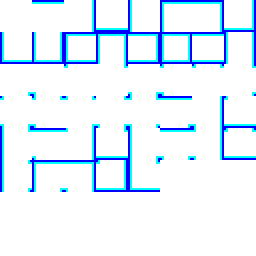
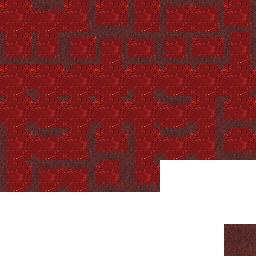
Before/after of a 256 × 256 layered artwork. What changed in the layer stack:
painted on "foreground" over [0, 0, 256, 256]
added layer "foreground_texture" above "template" over [0, 0, 256, 192]
